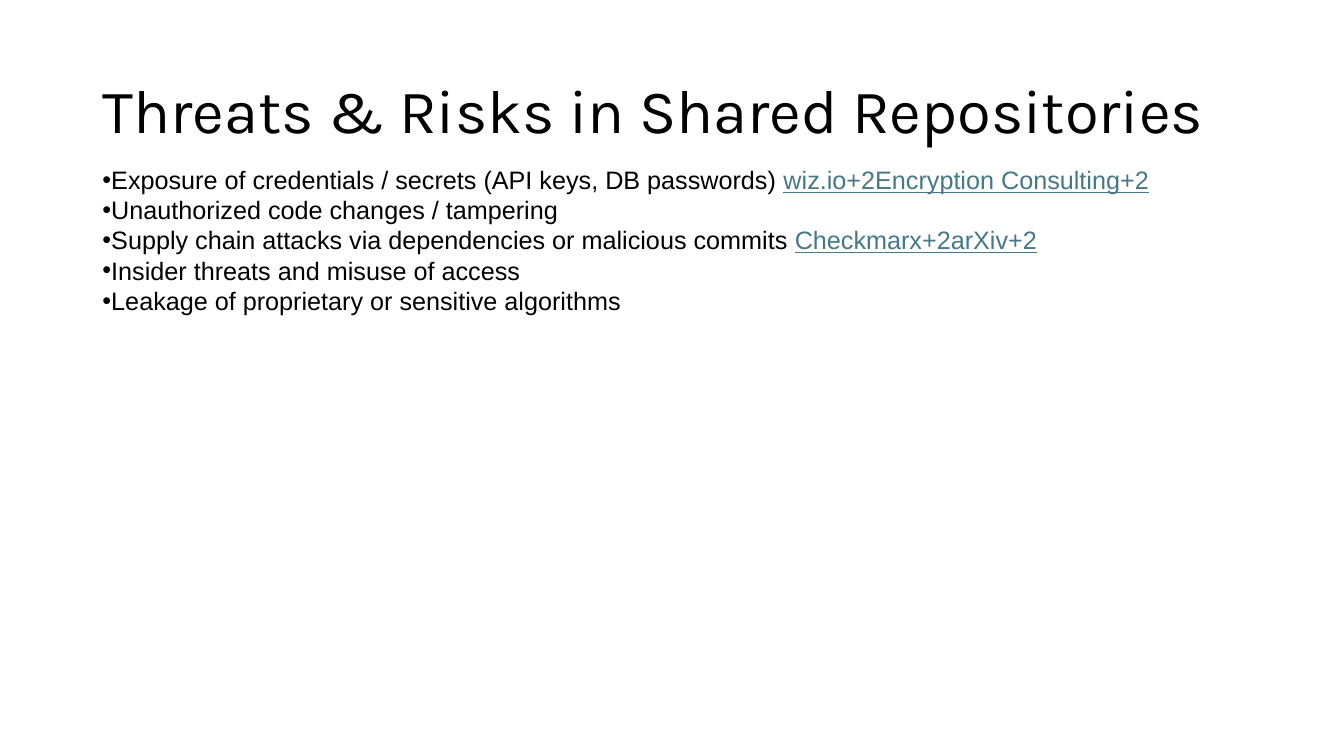
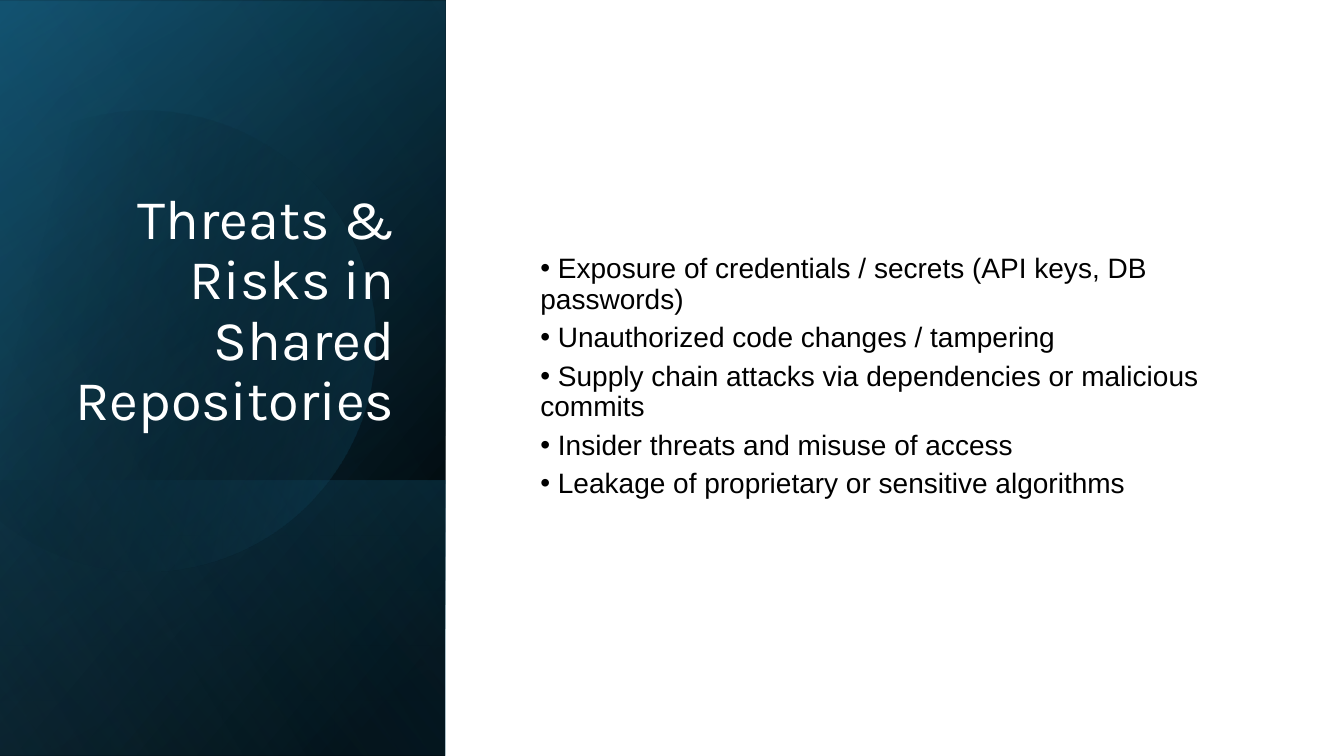
Before and after one commit to jacobwachenbach/csd-380, a slide deck: slide 2 of module-11/Achenbach-module11-csd-380.pptx. Drawn at 1344x756 pixels with LibreOffice and Linux fonts; fonts in the diff are those of the drawing. Boxes give left, top, right and bottom in pixels: in the first picture for what was removed or moved away, otherwise in the second. Text is boxed around its words. In the diff, an @@ line names an element or a change of style, - is before the commit and + after.

```diff
--- a/module-11/Achenbach-module11-csd-380.pptx
+++ b/module-11/Achenbach-module11-csd-380.pptx
@@ rectangle added at <box>0,0,1344,756</box>, fill #FFFFFF @@
@@ rectangle added at <box>0,0,446,756</box>, fill gradient #000000 to #104862 @@
@@ rectangle added at <box>0,1,446,756</box>, fill gradient #000000 to #156082 @@
@@ rectangle added at <box>0,0,446,755</box>, fill gradient #000000 to #46B1E1 @@
@@ freeform shape added at <box>0,56,431,618</box>, fill gradient #000000 to #156082 @@
@@ title "Threats & Risks in Shared ...": place and size @@
-title "Threats & Risks in Shared ..." at <box>102,90,1203,148</box>
+title "Threats & Risks in Shared ..." at <box>75,200,394,433</box>
@@ title "Threats & Risks in Shared ..." at <box>75,200,394,433</box>: size 44 to 40 pt, text colour #000000 to #FFFFFF; alignment left to right; vertical alignment middle to bottom @@
@@ text "Exposure of credentials / secrets ...": place and size @@
-text "Exposure of credentials / secrets ..." at <box>102,170,1149,316</box>
+text "Exposure of credentials / secrets ..." at <box>540,257,1198,499</box>
@@ text at <box>540,257,1147,314</box>: text changed; size 18 to 20 pt @@
-• Exposure of credentials / secrets (API keys, DB passwords) wiz.io+2Encryption Consulting+2
+• Exposure of credentials / secrets (API keys, DB passwords)
@@ text at <box>558,326,1124,499</box>: size 18 to 20 pt in "Unauthorized code changes / tampering", "Insider threats and misuse of access", "Leakage of proprietary or sensitive algorithms"; line spacing 1 to 0.9; more space between paragraphs @@
@@ text at <box>540,365,1198,417</box>: text changed; size 18 to 20 pt @@
-• Supply chain attacks via dependencies or malicious commits Checkmarx+2arXiv+2
+• Supply chain attacks via dependencies or malicious commits
@@ rectangle added at <box>0,480,446,756</box>, fill gradient #156082 to #000000 @@
```
Also in this commit, not shown: 10 other slides changed.
